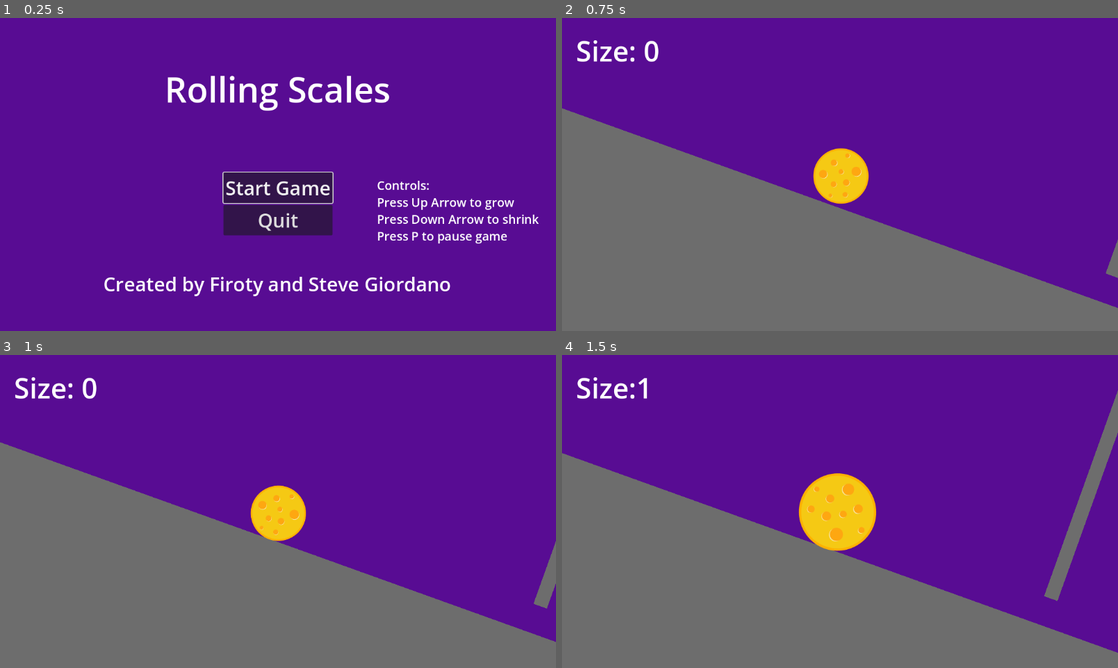
Above: before the commit, frames 1-4 (two rows, left to right).
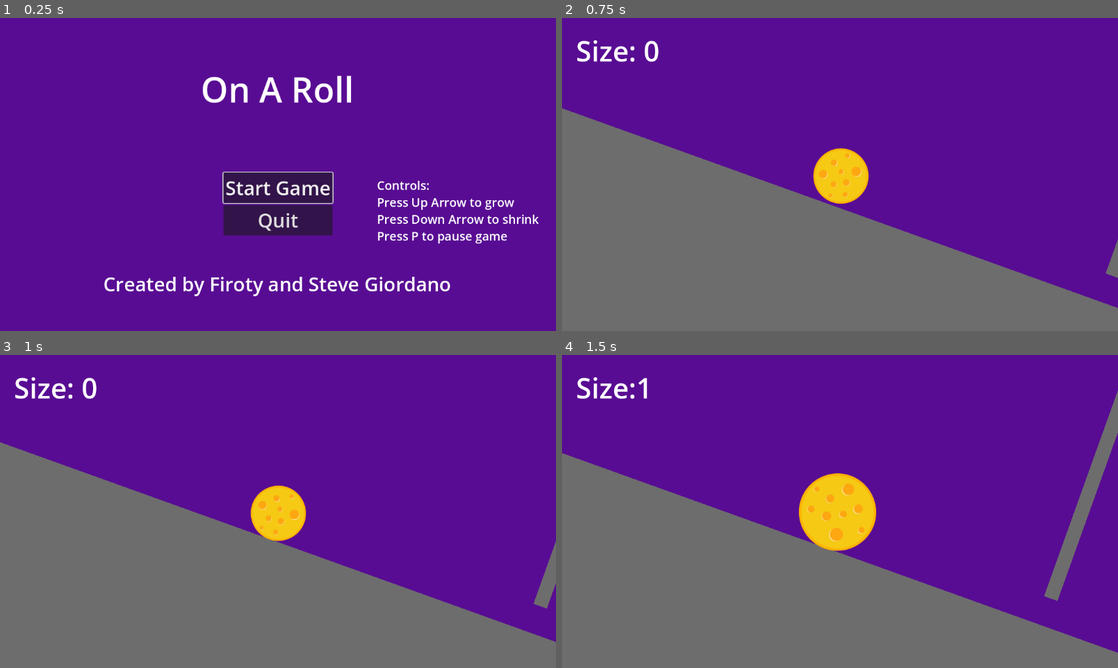
Above: after the commit, the same moments.

Repository: Firoty1/Rolling-Scales
Game: Godot game, scene res://scenes/start_menu.tscn
Two runs of this game, one before a commit and one after it. Both use one fixed random seed, a clock stepped at 60 frames per second and the inputs below.
Inputs:
- Up to frame 1 (0.25 s): no input
- Up to frame 2 (0.75 s): click "Start Game" at 0.5 s
- Up to frame 3 (1 s): no input
- Up to frame 4 (1.5 s): tap Enter at 1.25 s; hold Up (grow) from 1.28 s (still down)

The runs differ from the first frame. In frame 1, 1.5% of the frame differs, in the area x 30-70%, y 18-30%; in frame 2, nothing differs; in frame 3, nothing differs; in frame 4, nothing differs.

Commit message:
Change the name

Diff:
--- a/scenes/start_menu.tscn
+++ b/scenes/start_menu.tscn
@@ -20,7 +20,7 @@
 offset_bottom = 223.0
 theme_override_font_sizes/normal_font_size = 72
 bbcode_enabled = true
-text = "[center]Rolling Scales"
+text = "[center]On A Roll"
 fit_content = true
 
 [node name="Title2" type="RichTextLabel" parent="."]
